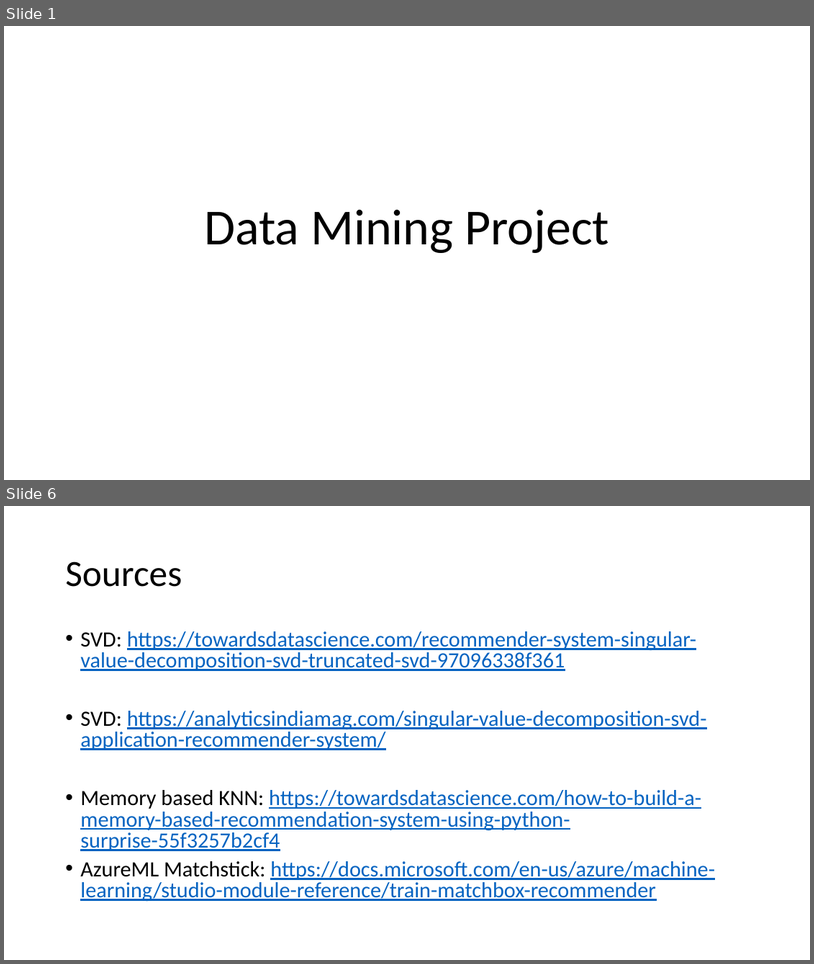
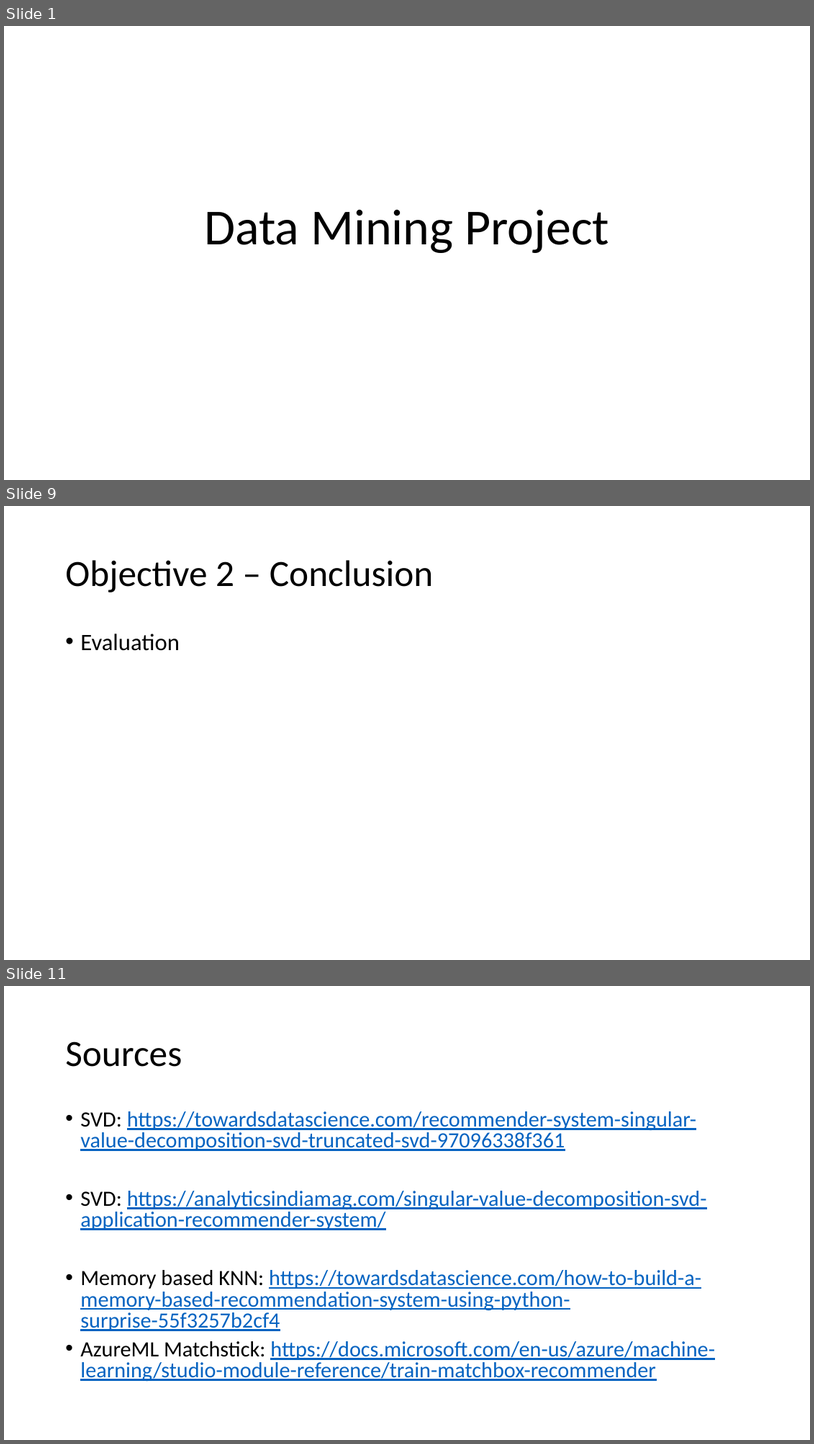
Before and after one commit to deejayrusso/Movie-Recommendation-System, a slide deck: Data Mining Project.pptx. Shown one above the other, each under a label of ours: slides 1 and 6 before the commit, slides 1, 9 and 11 after it; the slides between them are not shown. The pictures are 814x964 and 814x1444 pixels, drawn with LibreOffice and Linux fonts; fonts in the diff are those of the drawing. Boxes give left, top, right and bottom in pixels: in the first picture for what was removed or moved away, otherwise in the second. Text is boxed around its words. In the diff, an @@ line names an element or a change of style, - is before the commit and + after.

```diff
--- a/Data Mining Project.pptx
+++ b/Data Mining Project.pptx
@@ slide 9 added at <box>4,506,810,960</box>, background #FFFFFF @@
@@ title added at <box>65,560,434,592</box>, 44 pt, text #000000 @@
+Objective 2 – Conclusion
@@ text added at <box>80,633,180,651</box>, 28 pt, text #000000 @@
+• Evaluation
@@ what was slide 6 is now slide 11 @@
```
Also in this commit, not shown: 2 slides changed, 5 other slides added, 1 slide removed.
